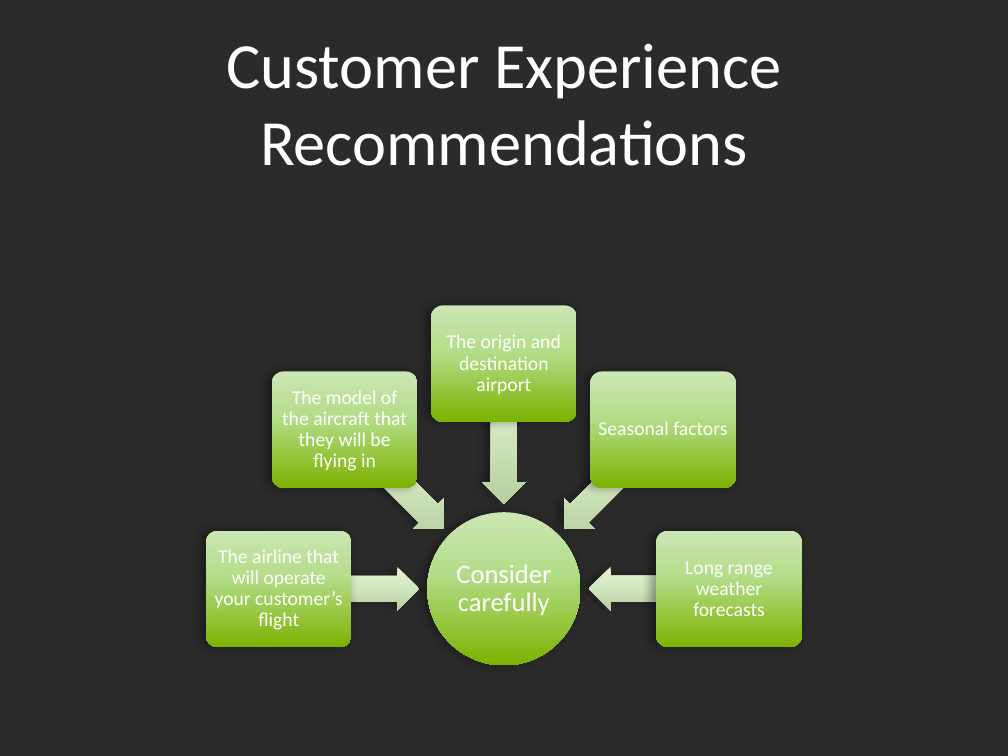
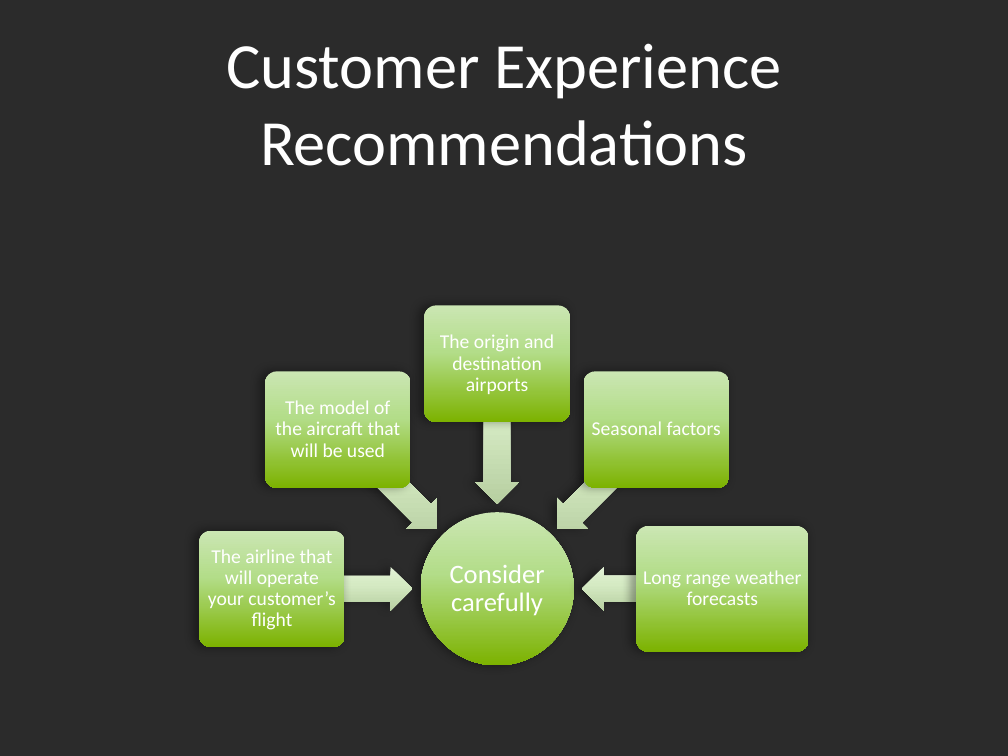
Before and after one commit to dermot-cochran/Interview_data, a slide deck: slide 6 of CaseStudyPresentation.pptx. Drawn at 1008x756 pixels with LibreOffice and Linux fonts; fonts in the diff are those of the drawing; background and template pictures are left out; a plain dark background stands for a picture behind light text. Boxes give left, top, right and bottom in pixels: in the first picture for what was removed or moved away, otherwise in the second. Text is boxed around its words. In the diff, an @@ line names an element or a change of style, - is before the commit and + after.

```diff
--- a/CaseStudyPresentation.pptx
+++ b/CaseStudyPresentation.pptx
@@ text at box(440, 334, 554, 394): text changed @@
-The origin and destination airport
+The origin and destination airports
@@ text at box(275, 400, 401, 457): text changed @@
-The model of the aircraft that they will be flying in
+The model of the aircraft that will be used
@@ left arrow: place and size @@
-left arrow at box(549, 414, 678, 544)
+left arrow at box(541, 414, 671, 544)
@@ rounded rectangle: place and size @@
-rounded rectangle at box(656, 530, 801, 647)
+rounded rectangle at box(636, 526, 808, 652)
@@ text "Long range weather forecasts" rewrapped from box(685, 561, 773, 616) to box(643, 570, 801, 605) @@
@@ 4 left arrows, 4 rounded rectangles, 3 texts, 1 ellipse: place and size @@
-4 left arrows, 4 rounded rectangles, 3 texts, 1 ellipse at box(206, 305, 736, 665)
+4 left arrows, 4 rounded rectangles, 3 texts, 1 ellipse at box(200, 305, 729, 665)
```
Also in this commit, not shown: 2 other slides changed.
